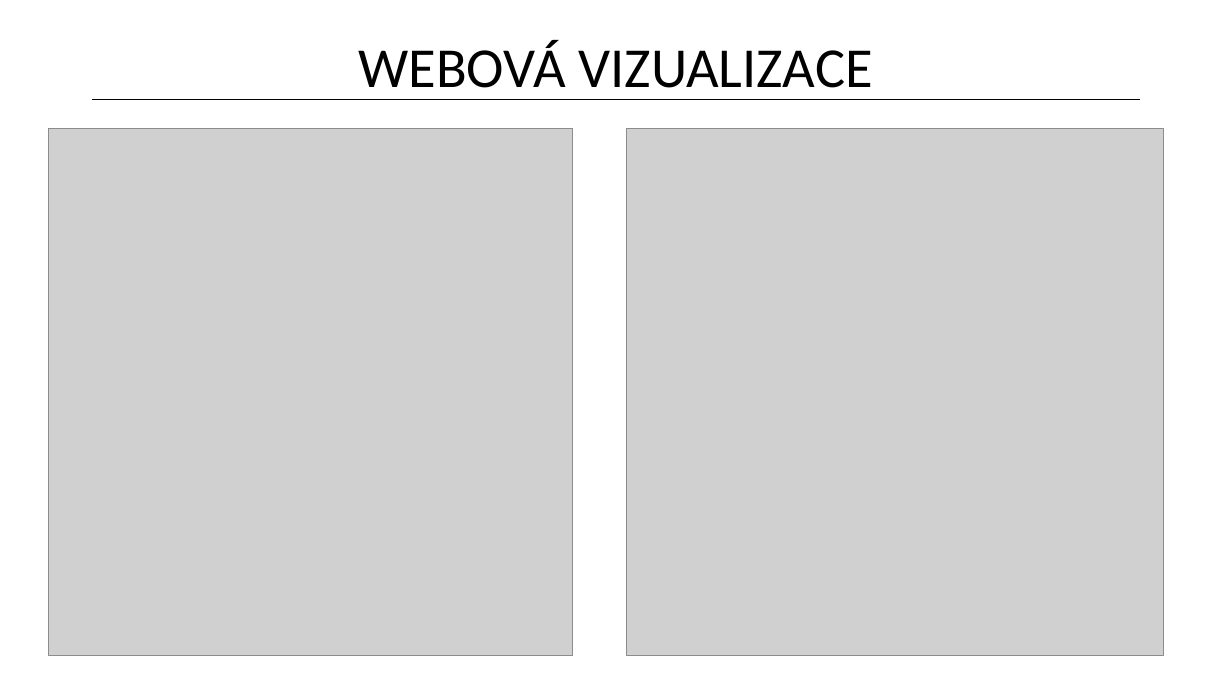
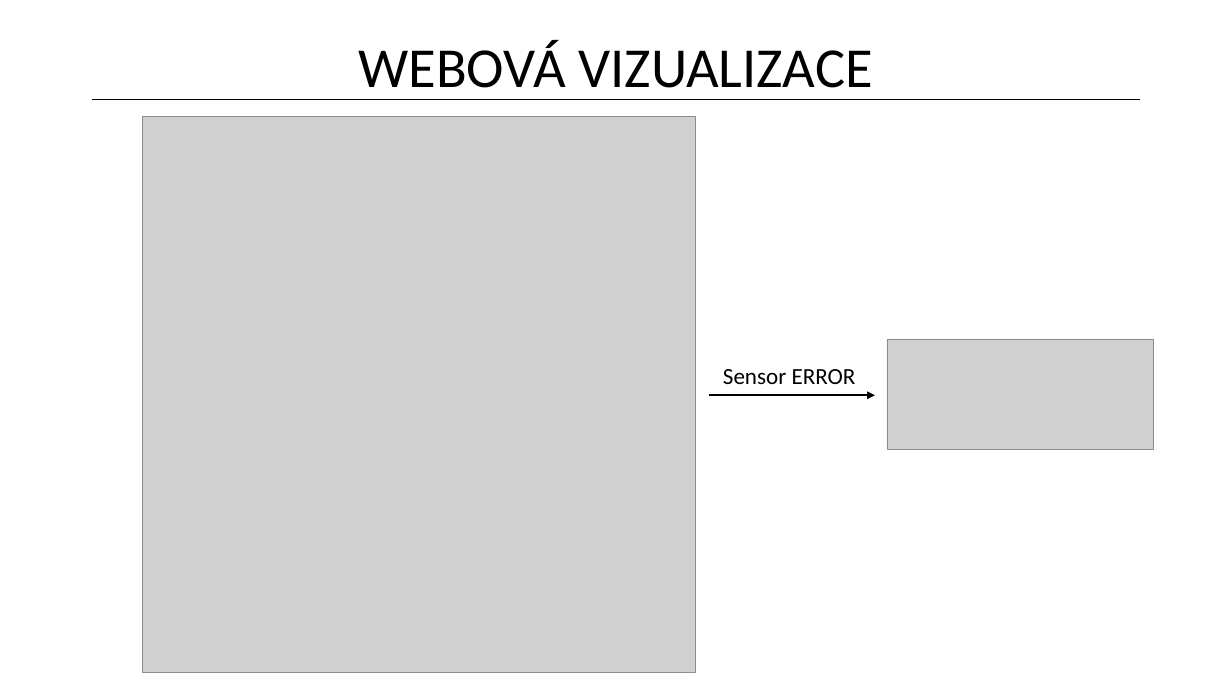
Before and after one commit to kitt10/iot, a slide deck: slide 11 of egs/smarthome/doc/presentation/main.pptx (slide 13 before the commit). Drawn at 1232x693 pixels with LibreOffice and Linux fonts; fonts in the diff are those of the drawing; grey boxes stand for pictures. Boxes give left, top, right and bottom in pixels: in the first picture for what was removed or moved away, otherwise in the second. Text is boxed around its words. In the diff, an @@ line names an element or a change of style, - is before the commit and + after.

```diff
--- a/egs/smarthome/doc/presentation/main.pptx
+++ b/egs/smarthome/doc/presentation/main.pptx
@@ picture: place and size @@
-picture at [49, 128, 573, 656]
+picture at [143, 116, 696, 673]
@@ picture removed at [628, 128, 1164, 656] @@
@@ picture added at [887, 340, 1153, 449] @@
@@ text added at [723, 369, 856, 384], 18 pt, text #000000 @@
+Sensor ERROR
@@ arrow added from (709, 396) to (875, 396), #000000 1.25 pt @@
```
Also in this commit, not shown: 3 other slides changed, 2 slides removed, 1 other file.
